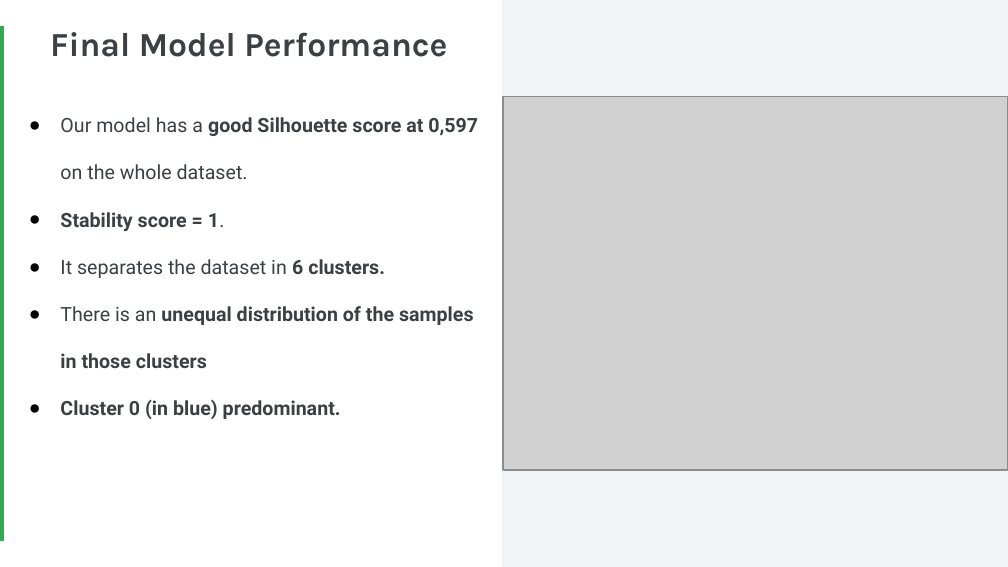
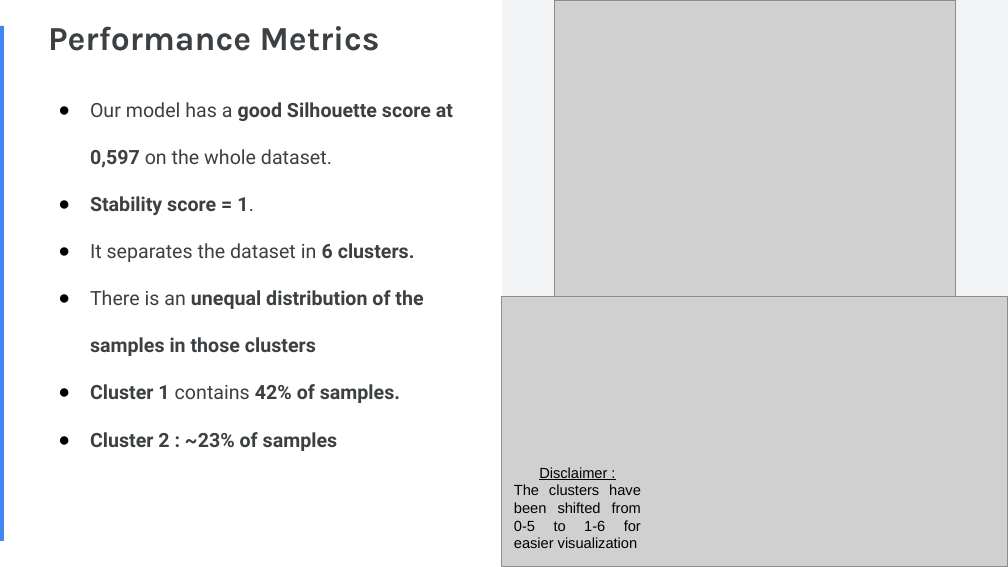
Before and after one commit to Faskill/E-Commerce-Customer-Segmentation, a slide deck: slide 14 of P5_02_Presentation.pptx (slide 13 before the commit). Drawn at 1008x567 pixels with LibreOffice and Linux fonts; fonts in the diff are those of the drawing; grey boxes stand for pictures. Boxes give left, top, right and bottom in pixels: in the first picture for what was removed or moved away, otherwise in the second. Text is boxed around its words. In the diff, an @@ line names an element or a change of style, - is before the commit and + after.

Commit message:
Finalized notebook and presentation

```diff
--- a/P5_02_Presentation.pptx
+++ b/P5_02_Presentation.pptx
@@ rectangle at <box>0,26,4,541</box>: fill #34A853 to #4285F4 @@
@@ title at <box>48,26,380,51</box>: text changed @@
-Final Model Performance
+Performance Metrics
@@ picture: place and size @@
-picture at <box>503,97,1008,470</box>
+picture at <box>554,0,956,296</box>
@@ text "Our model has a good ...": place and size @@
-text "Our model has a good ..." at <box>60,117,478,419</box>
+text "Our model has a good ..." at <box>90,102,453,451</box>
@@ picture added at <box>502,296,1008,566</box> @@
@@ text at <box>90,384,400,451</box>: text changed @@
-● Cluster 0 (in blue) predominant.
+● Cluster 1 contains 42% of samples.
+● Cluster 2 : ~23% of samples
@@ text added at <box>514,467,641,548</box>, 10.5 pt, text #000000 @@
+Disclaimer :
+The clusters have been shifted from 0-5 to 1-6 for easier visualization
```
Also in this commit, not shown: 3 other slides changed, 2 slides added, 2 slides removed, 1 other file.
